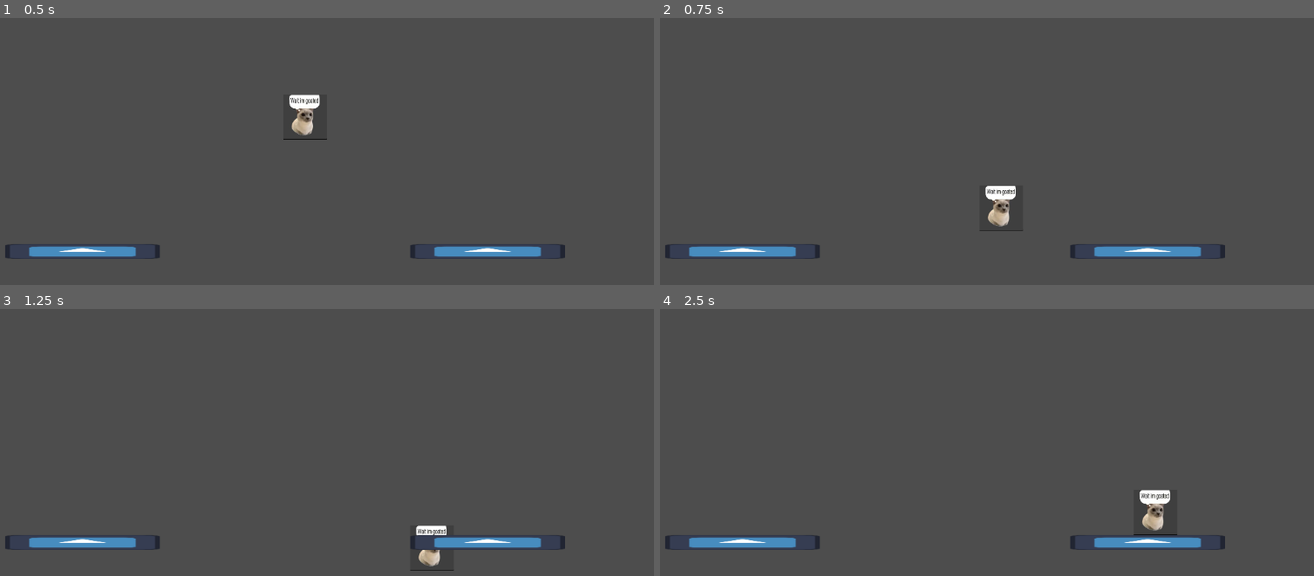
Above: before the commit, frames 1-4 (two rows, left to right).
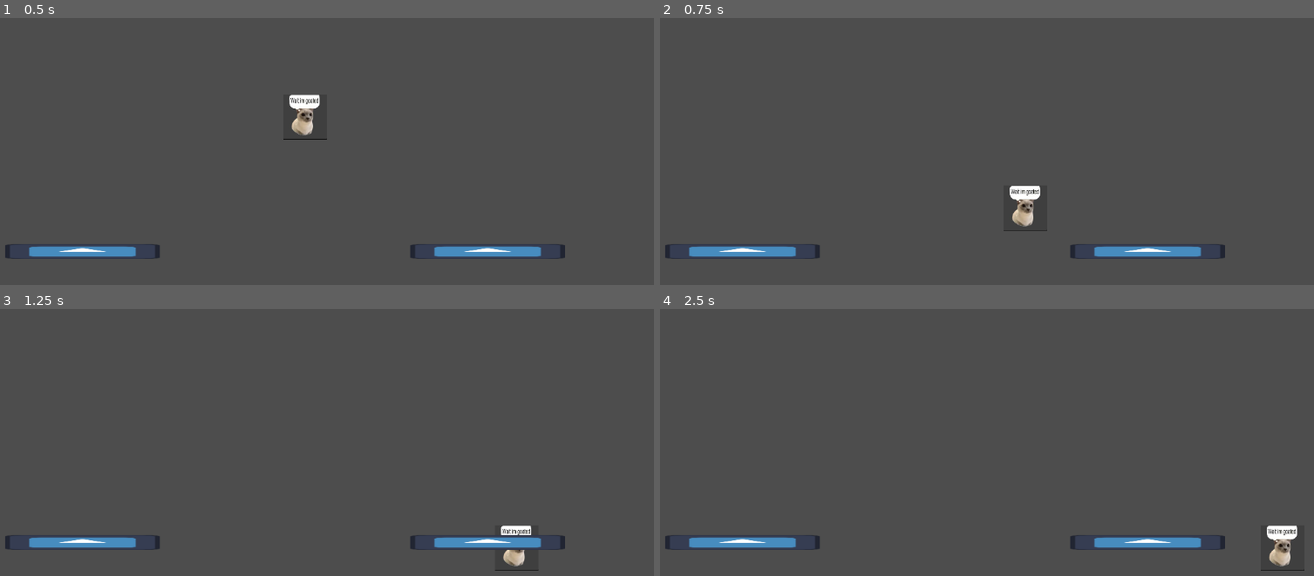
Above: after the commit, the same moments.

Repository: Kirbi625/DNS_projekt
Game: Godot game, scene res://scenes/main.tscn
Two runs of this game, one before a commit and one after it. Both use one fixed random seed, a clock stepped at 60 frames per second and the inputs below. The engine's default icon, where the game draws it, is replaced by a stand-in: a white triangle on a blue panel in a dark square.
Inputs:
- Up to frame 1 (0.5 s): no input
- Up to frame 2 (0.75 s): hold D (right) from 0.53 s (still down)
- Up to frame 3 (1.25 s): keep holding D (right); tap Space (jump) at 0.77 s
- Up to frame 4 (2.5 s): tap Space (jump) at 1.52 s; release D (right) at 2.03 s; hold A (left) from 2.03 s (still down)

Frame 1 is identical in both runs. In frame 2, 0.9% of the frame differs, in the area x 48-60%, y 62-80%; in frame 3, 0.7%; in frame 4, 1.0%, in the area x 72-99%, y 67-99%.

Commit message:
changed players speed
changed players speed form 300 to 500

Diff:
--- a/scripts/Player.gd
+++ b/scripts/Player.gd
@@ -1,7 +1,7 @@
 extends CharacterBody2D
 
 
-const SPEED = 300.0
+const SPEED = 500.0
 const JUMP_VELOCITY = -400.0
 
 
